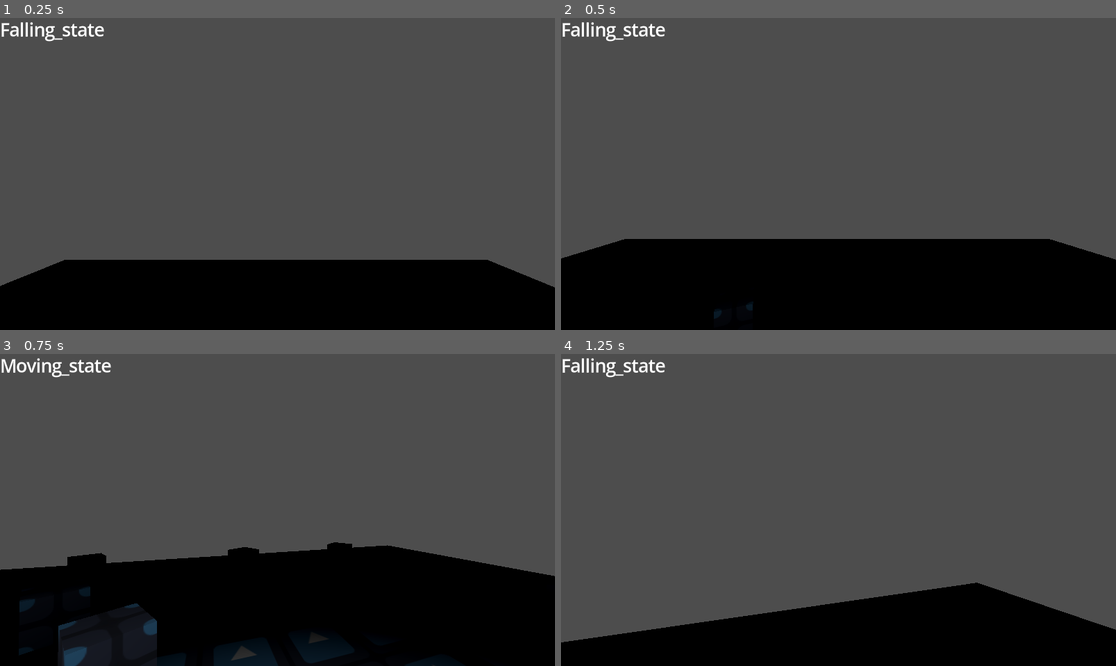
Above: before the commit, frames 1-4 (two rows, left to right).
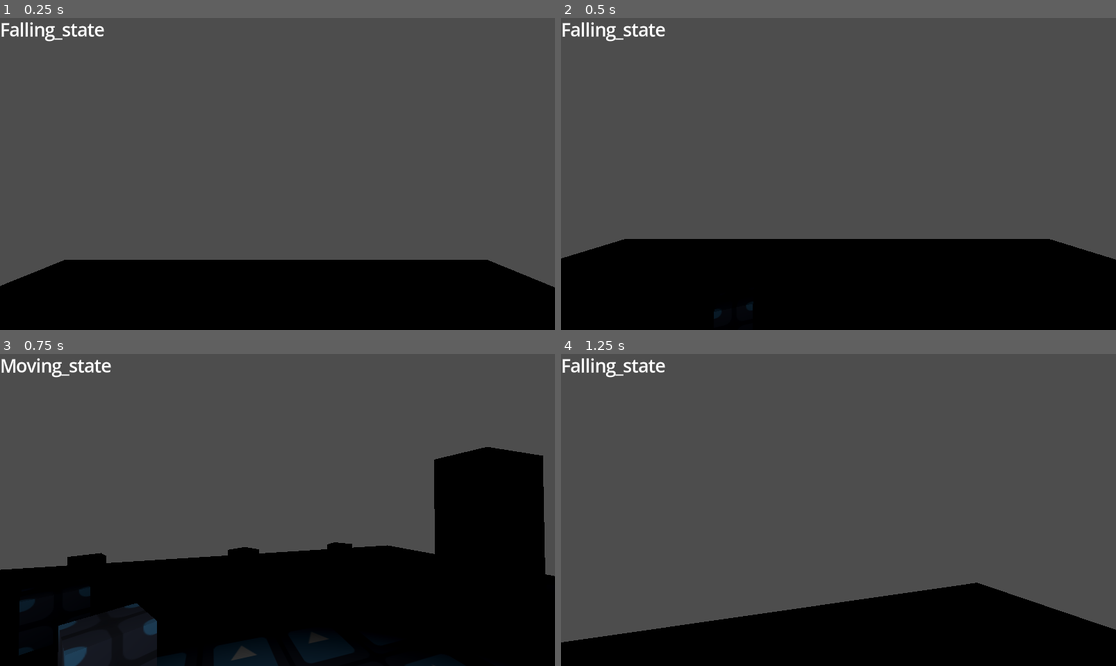
Above: after the commit, the same moments.

Repository: Groblockia/Wildroom
Game: Godot game, scene res://Levels/test.tscn
Same seed, same stepped clock (60 frames per second), same inputs: the game is played once before the commit and once after it. The engine's default icon, where the game draws it, is replaced by a stand-in: a white triangle on a blue panel in a dark square.
Inputs (mouse positions are in pixels of both pictures, inside the frame that each line leads up to):
- Up to frame 1 (0.25 s): no input
- Up to frame 2 (0.5 s): no input
- Up to frame 3 (0.75 s): move the mouse to (305, 510) at 0.52 s; hold W (forward) from 0.53 s (still down); tap E (interact) at 0.6 s
- Up to frame 4 (1.25 s): keep holding W (forward); tap Space (jump) at 0.77 s

Frames 1-2 are identical in both runs. In frame 3, 7.1% of the frame differs, in the area x 78-99%, y 29-71%; in frame 4, nothing differs.

Commit message:
cleaning jsplus en sah

Diff:
--- a/Levels/test.tscn
+++ b/Levels/test.tscn
@@ -6,6 +6,7 @@
 [ext_resource type="PackedScene" uid="uid://bae4nrs1qnbqn" path="res://Misc/Collectible_counter.tscn" id="4_f87w0"]
 [ext_resource type="PackedScene" uid="uid://camrd3a4cawf1" path="res://Misc/lever.tscn" id="5_afen0"]
 [ext_resource type="PackedScene" uid="uid://d1xbwckpdahqd" path="res://Misc/Rule_counter.tscn" id="6_w4v7x"]
+[ext_resource type="PackedScene" uid="uid://jw3iuid1sak5" path="res://Misc/exit_door.tscn" id="7_mkyii"]
 
 [sub_resource type="StandardMaterial3D" id="StandardMaterial3D_qc4db"]
 albedo_texture = ExtResource("2_f87w0")
@@ -77,13 +78,10 @@
 [node name="Collectible_test14" parent="collectibles" instance=ExtResource("3_afen0")]
 transform = Transform3D(1, 0, 0, 0, 1, 0, 0, 0, 1, 2.73256, 1.06982, 0.0763135)
 
-[node name="Collectible_counter" parent="." instance=ExtResource("4_f87w0")]
-transform = Transform3D(-0.886171, 0, 0.463358, 0, 1, 0, -0.463358, 0, -0.886171, -3.46162, 1.37579, 3.14925)
-
 [node name="interactibles" type="Node" parent="."]
 
 [node name="CSGCombiner3D" parent="interactibles" instance=ExtResource("5_afen0")]
-transform = Transform3D(-1, 0, 8.74228e-08, 0, 1, 0, -8.74228e-08, 0, -1, 0.64901, 1.52287, 4.51542)
+transform = Transform3D(-1, 0, 8.74228e-08, 0, 1, 0, -8.74228e-08, 0, -1, 0.557667, 1.52287, 4.51542)
 
 [node name="CSGCombiner3D2" parent="interactibles" instance=ExtResource("5_afen0")]
 transform = Transform3D(-1, 0, 8.74228e-08, 0, 1, 0, -8.74228e-08, 0, -1, 1.06585, 1.52287, 4.51542)
@@ -95,10 +93,16 @@
 transform = Transform3D(-1, 0, 8.74228e-08, 0, 1, 0, -8.74228e-08, 0, -1, 2.13645, 1.52287, 4.51542)
 
 [node name="CSGCombiner3D5" parent="interactibles" instance=ExtResource("5_afen0")]
-transform = Transform3D(-1, 0, 8.74228e-08, 0, 1, 0, -8.74228e-08, 0, -1, 2.53511, 1.52287, 4.51542)
+transform = Transform3D(-1, 0, 8.74228e-08, 0, 1, 0, -8.74228e-08, 0, -1, 2.65606, 1.52287, 4.51542)
 
 [node name="CSGCombiner3D6" parent="interactibles" instance=ExtResource("5_afen0")]
-transform = Transform3D(-1, 0, 8.74228e-08, 0, 1, 0, -8.74228e-08, 0, -1, 2.88717, 1.52287, 4.51542)
+transform = Transform3D(-1, 0, 8.74228e-08, 0, 1, 0, -8.74228e-08, 0, -1, 3.19522, 1.52287, 4.51542)
 
 [node name="rule_counter" parent="." instance=ExtResource("6_w4v7x")]
 transform = Transform3D(-0.965926, 0, 0.258819, 0, 1, 0, -0.258819, 0, -0.965926, -1.8991, 1.45815, 3.50063)
+
+[node name="Collectible_counter" parent="." instance=ExtResource("4_f87w0")]
+transform = Transform3D(-0.886171, 0, 0.463358, 0, 1, 0, -0.463358, 0, -0.886171, -3.46162, 1.37579, 3.14925)
+
+[node name="exit_door" parent="." instance=ExtResource("7_mkyii")]
+transform = Transform3D(1, 0, 0, 0, 1, 0, 0, 0, 1, 6.19124, 2.00691, -3.18732)
--- /dev/null
+++ b/Misc/exit_door.tscn
@@ -0,0 +1,48 @@
+[gd_scene load_steps=5 format=3 uid="uid://jw3iuid1sak5"]
+
+[ext_resource type="Script" uid="uid://dglcwuqqmroah" path="res://Scripts/exit_door.gd" id="1_dnkup"]
+
+[sub_resource type="BoxShape3D" id="BoxShape3D_5jmyc"]
+size = Vector3(0.25, 3, 1)
+
+[sub_resource type="BoxShape3D" id="BoxShape3D_dnkup"]
+size = Vector3(1.50415, 0.483826, 1)
+
+[sub_resource type="BoxShape3D" id="BoxShape3D_byiub"]
+size = Vector3(1.60352, 1.89307, 1)
+
+[node name="exit_door" type="StaticBody3D"]
+collision_mask = 2
+script = ExtResource("1_dnkup")
+
+[node name="CollisionShape3D" type="CollisionShape3D" parent="."]
+transform = Transform3D(1, 0, 0, 0, 1, 0, 0, 0, 1, -0.876709, 0, 0)
+shape = SubResource("BoxShape3D_5jmyc")
+
+[node name="CollisionShape3D2" type="CollisionShape3D" parent="."]
+transform = Transform3D(1, 0, 0, 0, 1, 0, 0, 0, 1, 0.875, 0, 0)
+shape = SubResource("BoxShape3D_5jmyc")
+
+[node name="CollisionShape3D3" type="CollisionShape3D" parent="."]
+transform = Transform3D(1, 0, 0, 0, 1, 0, 0, 0, 1, 0, 1.25406, 0)
+shape = SubResource("BoxShape3D_dnkup")
+
+[node name="CSGCombiner3D" type="CSGCombiner3D" parent="."]
+collision_mask = 0
+
+[node name="CSGBox3D" type="CSGBox3D" parent="CSGCombiner3D"]
+size = Vector3(2, 3, 1)
+
+[node name="CSGBox3D2" type="CSGBox3D" parent="CSGCombiner3D"]
+transform = Transform3D(1, 0, 0, 0, 1, 0, 0, 0, 1, 0, -0.256123, 0.00404358)
+operation = 2
+size = Vector3(1.5, 2.52344, 1.03464)
+
+[node name="checkpoint_collider" type="Area3D" parent="."]
+collision_mask = 2
+
+[node name="CollisionShape3D" type="CollisionShape3D" parent="checkpoint_collider"]
+transform = Transform3D(1, 0, 0, 0, 1, 0, 0, 0, 1, 0, -0.446533, -1.45319)
+shape = SubResource("BoxShape3D_byiub")
+
+[connection signal="body_entered" from="checkpoint_collider" to="." method="_on_checkpoint_collider_body_entered"]
--- a/Scripts/Player_State_Machine/player.gd
+++ b/Scripts/Player_State_Machine/player.gd
@@ -6,7 +6,6 @@
 @export var AIR_DECCELERATION_SPEED = 1
 @export var JUMP_VELOCITY = 5
 @export var SPEED = 4
-
 
 @onready var state_machine = $StateMachine
 @onready var state_label = $camera_pivot/Camera3D/debug_UI/Label
--- /dev/null
+++ b/Scripts/exit_door.gd
@@ -0,0 +1,7 @@
+extends StaticBody3D
+
+
+func _on_checkpoint_collider_body_entered(body: Node3D) -> void:
+	print("zizi")
+	if body is Player:
+		print("caca")
--- a/Scripts/global.gd
+++ b/Scripts/global.gd
@@ -2,6 +2,8 @@
 
 var collectible_count = 0
 var interactible_count = 0
+
+var passed_exit = false
 
 var validation_sound = preload("res://Assets/Wildroom__Validation-Sound__Draft-02__Render-01.mp3")
 var reprobation_sound = preload("res://Assets/Wildroom__Reprobation-Sound__Draft-01__Render-01.mp3")
@@ -10,8 +12,8 @@
 var reprobationSoundPlayer = AudioStreamPlayer.new()
 
 var currentRule = 1
-#Rule 1: Must collect all the collectibles to open the door. good sound when collectible collected
-#Rule 2: Must turn on all the levers to open the door. good sound when turned on, bad soun when turned off
+#Rule 1: Must collect all the collectibles (10) to open the door. good sound when collectible collected
+#Rule 2: Must turn on all the levers (5) to open the door. good sound when turned on, bad soun when turned off
 
 func _ready() -> void:
 	validationSoundPlayer.stream = validation_sound
@@ -20,18 +22,17 @@
 	add_child(reprobationSoundPlayer)
 
 func _process(_delta: float) -> void:
-	print(currentRule)
-	#rule checking:
+	#rule 1 check:
 	if currentRule == 1:
 		if collectible_count == 10:
 			#open the door, and do the two following lines once player has passed it
 			currentRule = 2
 			_new_room()
+	#rule 2 check:
 	if currentRule == 2:
 		if interactible_count == 5:
 			currentRule = 3
 			_new_room()
-
 
 	#DEBUG
 	if Input.is_action_just_pressed("rule1"):
Not shown: 1 places in Levels/test.tscn that only renumber resources
Not shown, added: Scripts/exit_door.gd.uid
